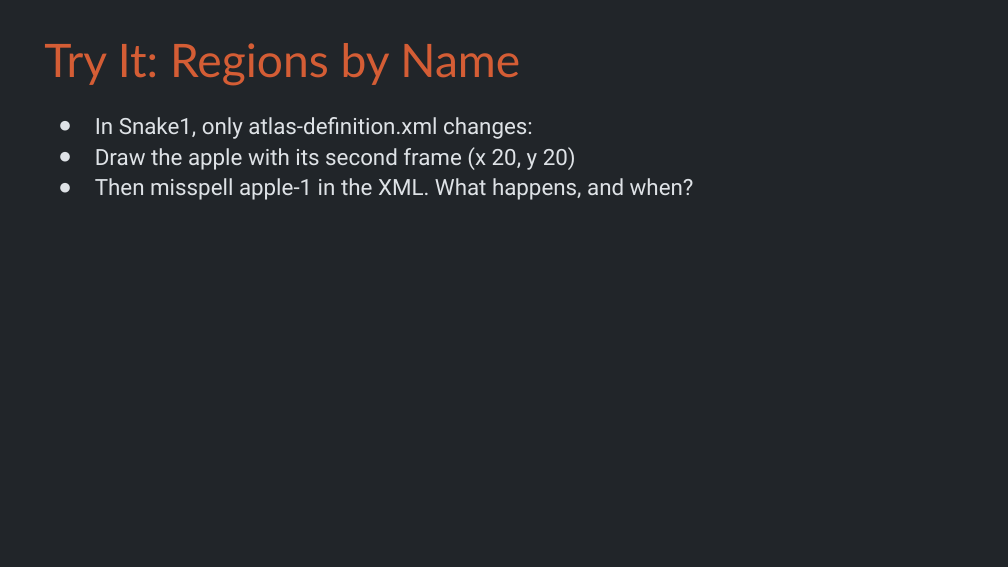
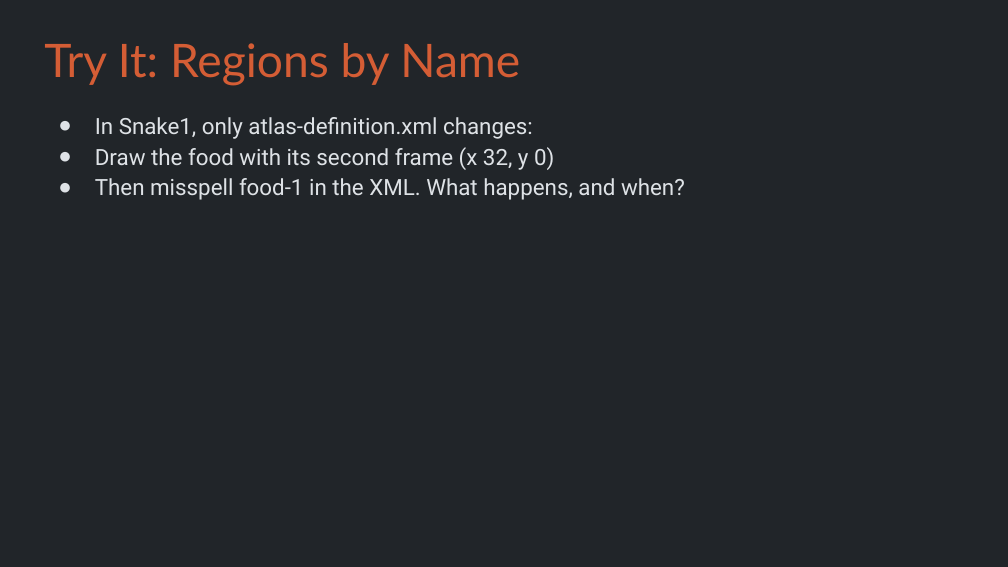
Before and after one commit to Metamate/gar, a slide deck: slide 12 of slides/03 Snake.pptx. Drawn at 1008x567 pixels with LibreOffice and Linux fonts; fonts in the diff are those of the drawing. Boxes give left, top, right and bottom in pixels: in the first picture for what was removed or moved away, otherwise in the second. Text is boxed around its words. In the diff, an @@ line names an element or a change of style, - is before the commit and + after.

```diff
--- a/slides/03 Snake.pptx
+++ b/slides/03 Snake.pptx
@@ text at (95,147,685,200): text changed @@
-● Draw the apple with its second frame (x 20, y 20)
-● Then misspell apple-1 in the XML. What happens, and when?
+● Draw the food with its second frame (x 32, y 0)
+● Then misspell food-1 in the XML. What happens, and when?
```
Also in this commit, not shown: 9 other slides changed, 3 other files.
